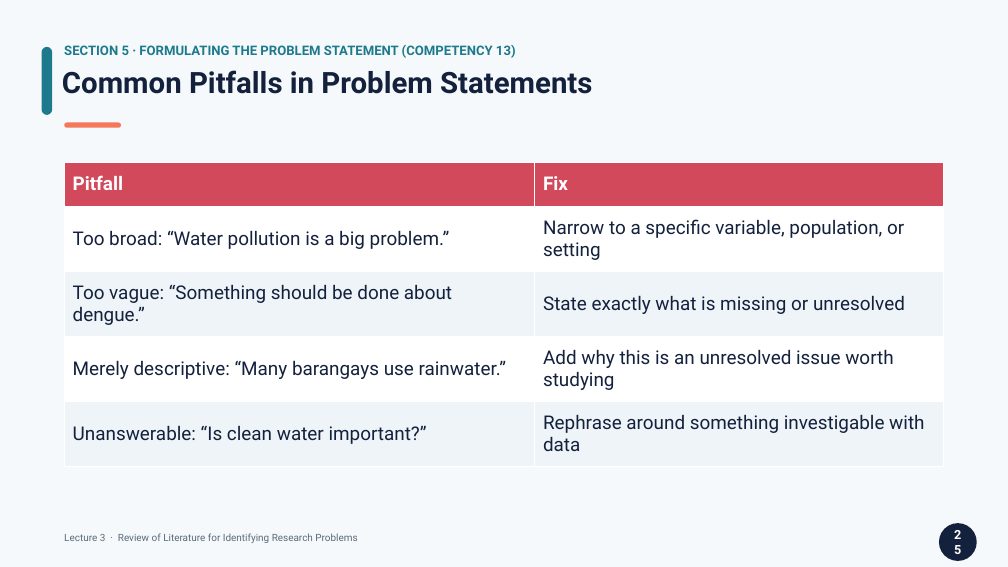
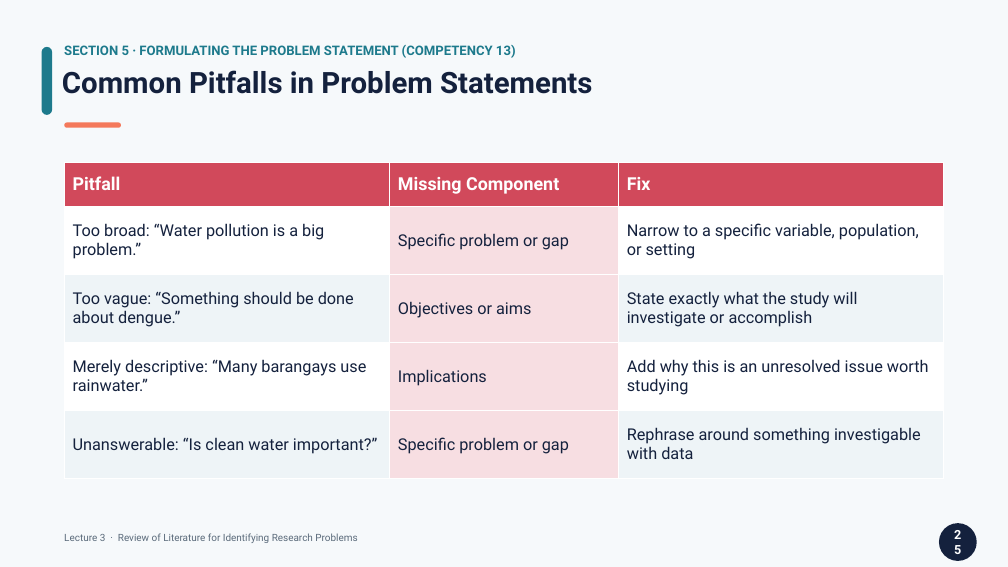
Before and after one commit to lestojas/physics, a slide deck: slide 25 of Lecture3-Review-of-Literature.pptx. Drawn at 1008x567 pixels with LibreOffice and Linux fonts; fonts in the diff are those of the drawing. Boxes give left, top, right and bottom in pixels: in the first picture for what was removed or moved away, otherwise in the second. Text is boxed around its words. In the diff, an @@ line names an element or a change of style, - is before the commit and + after.

```diff
--- a/Lecture3-Review-of-Literature.pptx
+++ b/Lecture3-Review-of-Literature.pptx
@@ table at (x1=64, y1=163, x2=944, y2=479) @@
-column 2: Fix | Narrow to a specific variable, population, or setting | State exactly what is missing or unresolved | Add why this is an unresolved issue worth studying | Rephrase around something investigable with data
+column 2: Missing Component | Specific problem or gap | Objectives or aims | Implications | Specific problem or gap
+column 3: Fix | Narrow to a specific variable, population, or setting | State exactly what the study will investigate or accomplish | Add why this is an unresolved issue worth studying | Rephrase around something investigable with data
```
Also in this commit, not shown: 3 other slides changed, 1 other file.
